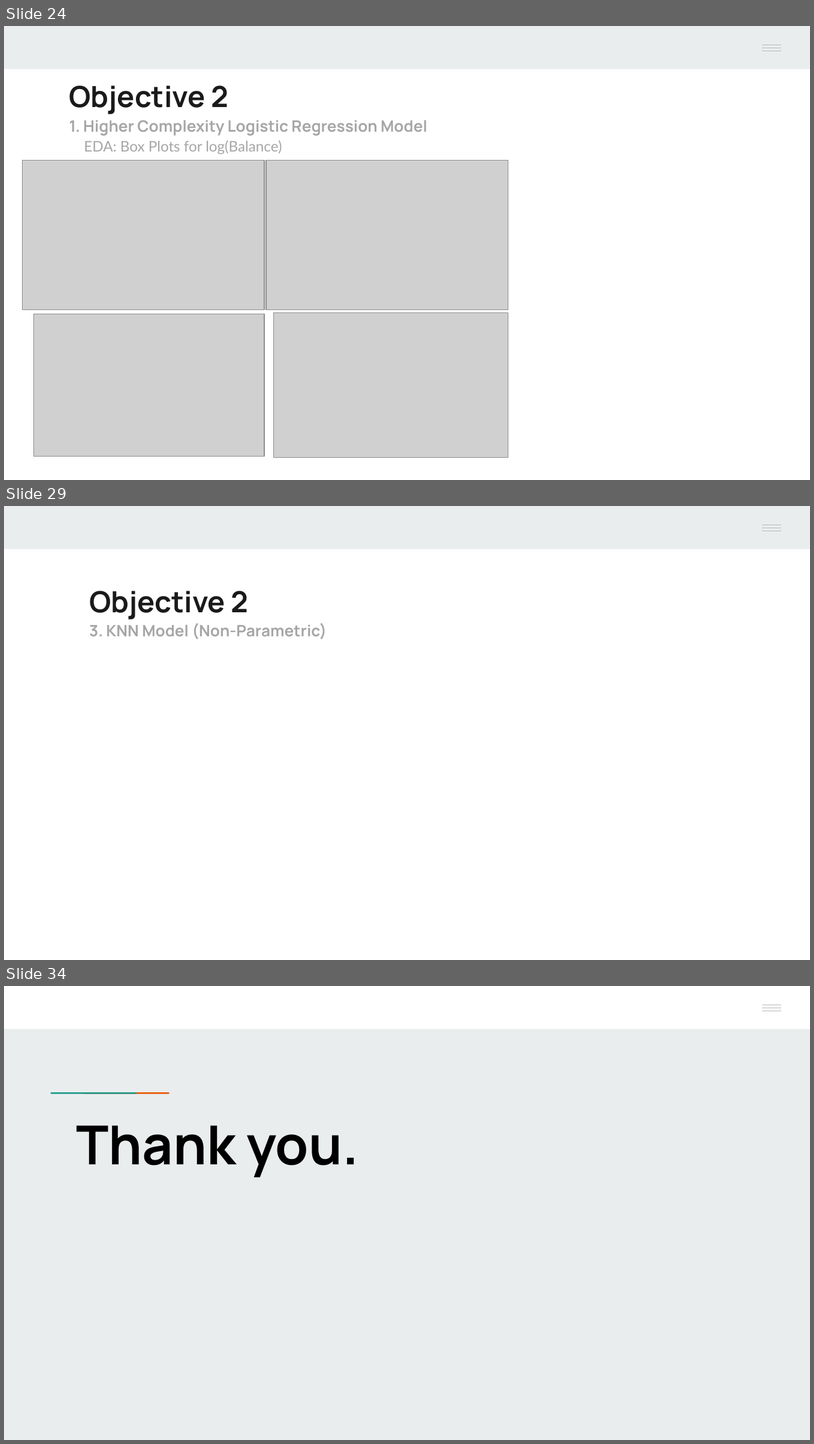
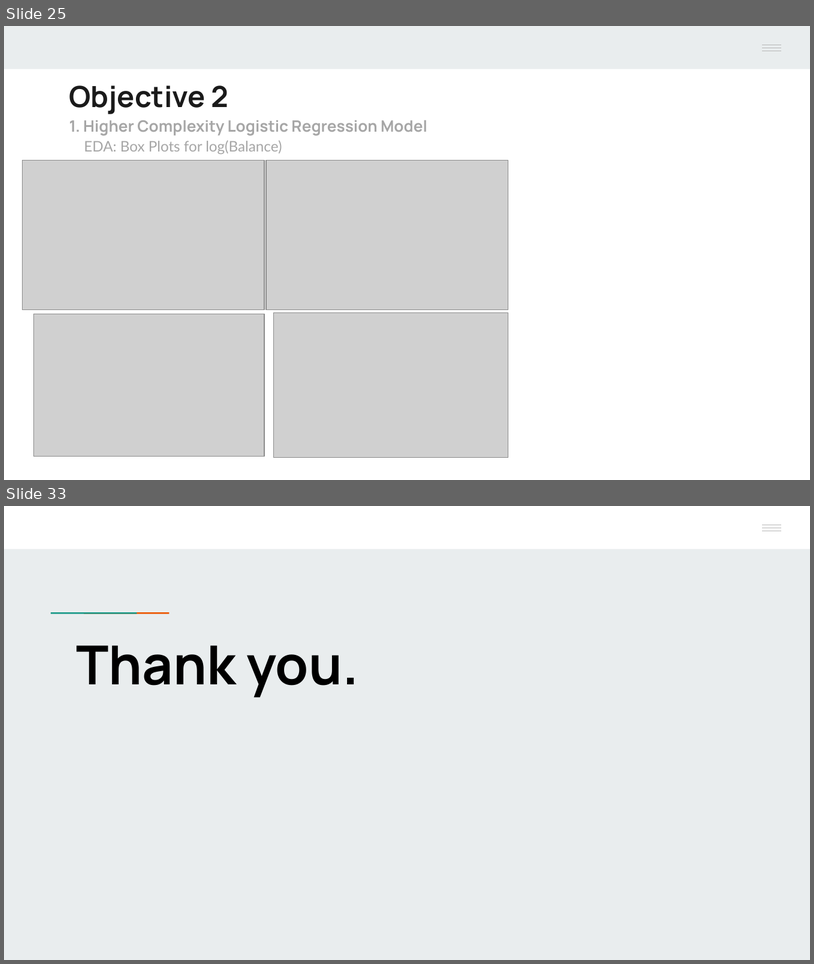
Before and after one commit to Mr-Chang95/Bank-Marketing-Analysis-Logistic-Regression, a slide deck: Project2_Chang_Craus_Yule.pptx. Shown one above the other, each under a label of ours: slides 24, 29 and 34 before the commit, slides 25 and 33 after it; the slides between them are not shown. The pictures are 814x1444 and 814x964 pixels, drawn with LibreOffice and Linux fonts; fonts in the diff are those of the drawing; grey boxes stand for pictures; background and template pictures are left out. Boxes give left, top, right and bottom in pixels: in the first picture for what was removed or moved away, otherwise in the second. Text is boxed around its words. In the diff, an @@ line names an element or a change of style, - is before the commit and + after.

```diff
--- a/Project2_Chang_Craus_Yule.pptx
+++ b/Project2_Chang_Craus_Yule.pptx
@@ slide 29 removed at [4, 506, 810, 960], background #FFFFFF; not listed: 5 template elements that a slide beside it also shows @@
@@ text removed at [89, 591, 327, 639] @@
-Objective 2
-3. KNN Model (Non-Parametric)
@@ what was slide 24 is now slide 25 @@
@@ what was slide 34 is now slide 33 @@
```
Also in this commit, not shown: 10 slides changed, 2 slides added, 2 other slides removed.
